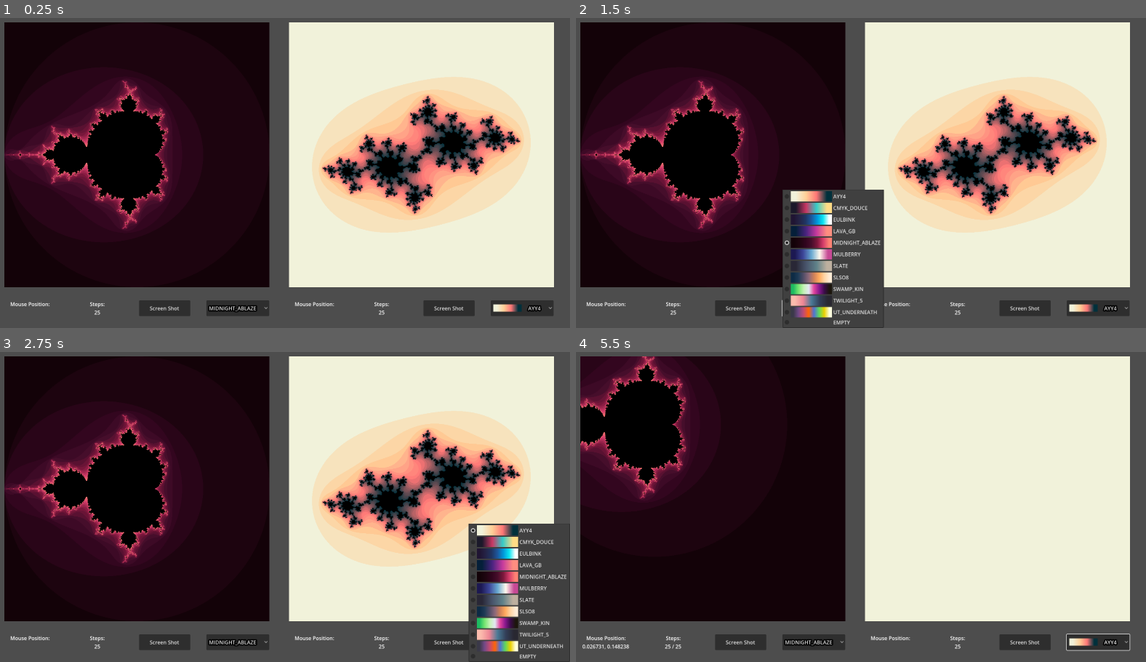
Above: before the commit, frames 1-4 (two rows, left to right).
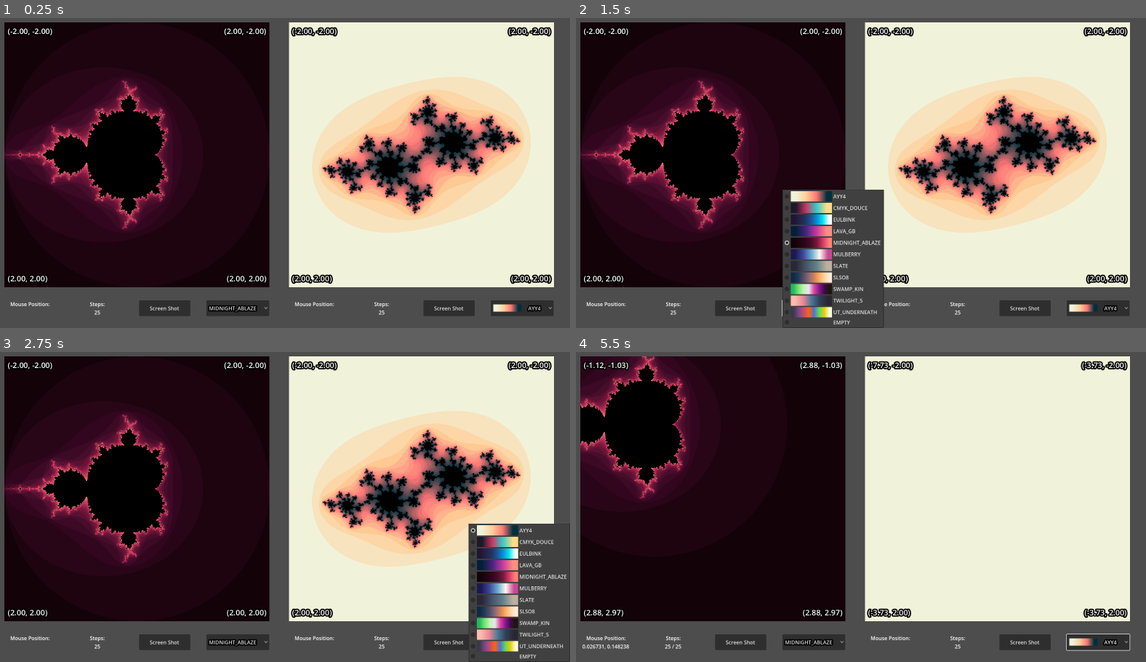
Above: after the commit, the same moments.

Repository: kirkatia98/mandelbrot
Game: Godot game, scene res://root.tscn
Two runs of this game, one before a commit and one after it. Both use one fixed random seed, a clock stepped at 60 frames per second and the inputs below.
Inputs (mouse positions are in pixels of both pictures, inside the frame that each line leads up to):
- Up to frame 1 (0.25 s): no input
- Up to frame 2 (1.5 s): click "Screen Shot" at 0.5 s; click "MIDNIGHT_ABLAZE" at 1.25 s
- Up to frame 3 (2.75 s): click "AYY4" at 2 s
- Up to frame 4 (5.5 s): tap Enter (ui_accept) at 2.75, 3.02, 4.25, 5 s; move the mouse to (980, 485) at 2.77 s; hold Right (ui_right) 2.78-3.5 s; click (980, 485) at 2.92 s; drag from (741, 516) to (826, 565) at 3.52 s; move the mouse to (912, 429) at 4.27 s; hold Right (ui_right) 4.28-5 s; drag from (826, 565) to (678, 454) at 5.02 s

The runs differ from the first frame. In frame 1, 1.0% of the frame differs, in the area x 1-97%, y 2-86%; in frame 2, 0.9%; in frame 3, 0.9%; in frame 4, 1.2%.

Commit message:
export prep

Diff:
--- a/fractal/fractal.tscn
+++ b/fractal/fractal.tscn
@@ -67,7 +67,6 @@
 f = NodePath("../../..")
 
 [node name="Boundary Coordinates" type="MarginContainer" parent="." node_paths=PackedStringArray("f", "TL", "TR", "BR", "BL")]
-visible = false
 layout_mode = 1
 anchors_preset = 15
 anchor_right = 1.0
--- a/root.tscn
+++ b/root.tscn
@@ -20,29 +20,6 @@
 shader_parameter/rect_position = Vector2(-2, -2)
 shader_parameter/rect_size = Vector2(4, 4)
 shader_parameter/palette_image = ExtResource("5_vu62g")
-
-[sub_resource type="ParticleProcessMaterial" id="ParticleProcessMaterial_bjes4"]
-particle_flag_disable_z = true
-emission_shape = 1
-emission_sphere_radius = 1.0
-angle_min = -287.0
-angle_max = 245.1
-initial_velocity_min = -9.5
-initial_velocity_max = 9.0
-gravity = Vector3(0, 0, 0)
-hue_variation_min = -2.23517e-08
-hue_variation_max = -2.23517e-08
-
-[sub_resource type="Gradient" id="Gradient_t3b17"]
-offsets = PackedFloat32Array(0.263914, 1)
-colors = PackedColorArray(1, 1, 1, 0.0588235, 1, 1, 1, 0)
-
-[sub_resource type="GradientTexture2D" id="GradientTexture2D_bkmux"]
-gradient = SubResource("Gradient_t3b17")
-width = 10
-height = 10
-fill = 1
-fill_from = Vector2(0.5, 0.5)
 
 [node name="Root" type="Control"]
 layout_mode = 3
@@ -87,15 +64,4 @@
 rect_position = Vector2(-2, -2)
 rect_size = Vector2(4, 4)
 
-[node name="GPUParticles2D" type="GPUParticles2D" parent="."]
-visible = false
-position = Vector2(592, 306)
-emitting = false
-amount = 1000
-process_material = SubResource("ParticleProcessMaterial_bjes4")
-texture = SubResource("GradientTexture2D_bkmux")
-lifetime = 0.5
-randomness = 0.5
-trail_lifetime = 2.0
-
 [connection signal="update_cursor" from="MarginContainer/HBoxContainer/Mandelbrot" to="MarginContainer/HBoxContainer/Julia" method="set_cursor"]
Binary file added: demo_files/itch_background.png
Binary file added: demo_files/itch_banner.png
Not shown, changed: export_presets.cfg
Not shown, changed: fractal/shader_code/lib.gdshaderinc
Not shown: 1 places in root.tscn that only renumber resources
